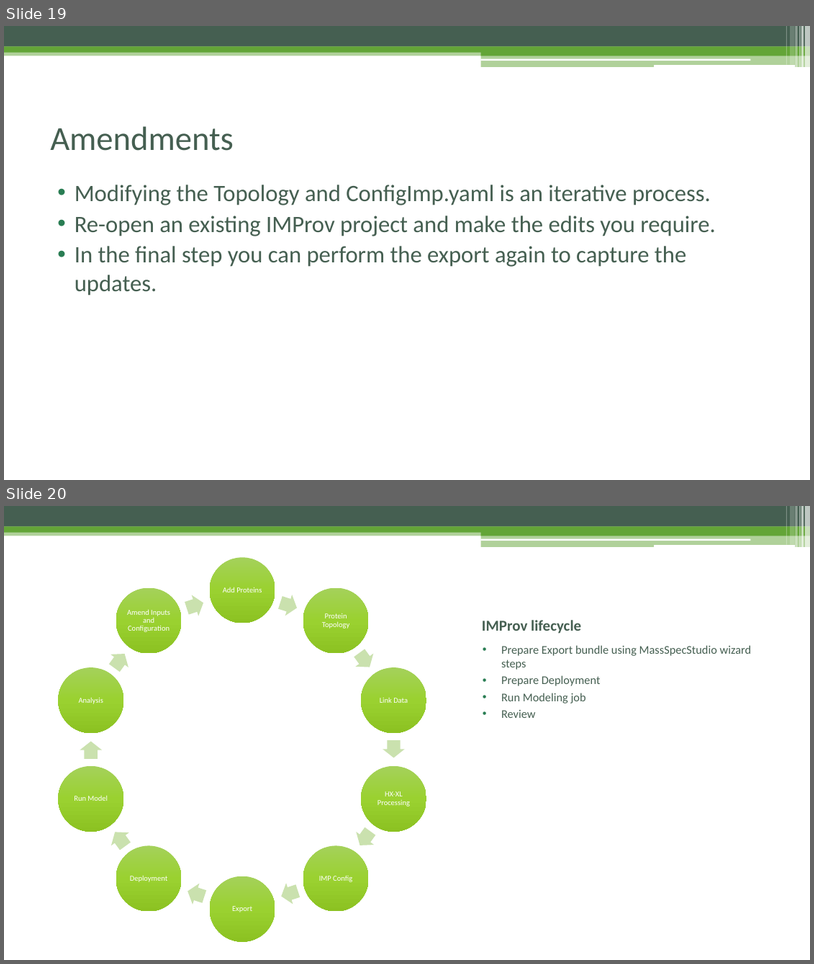
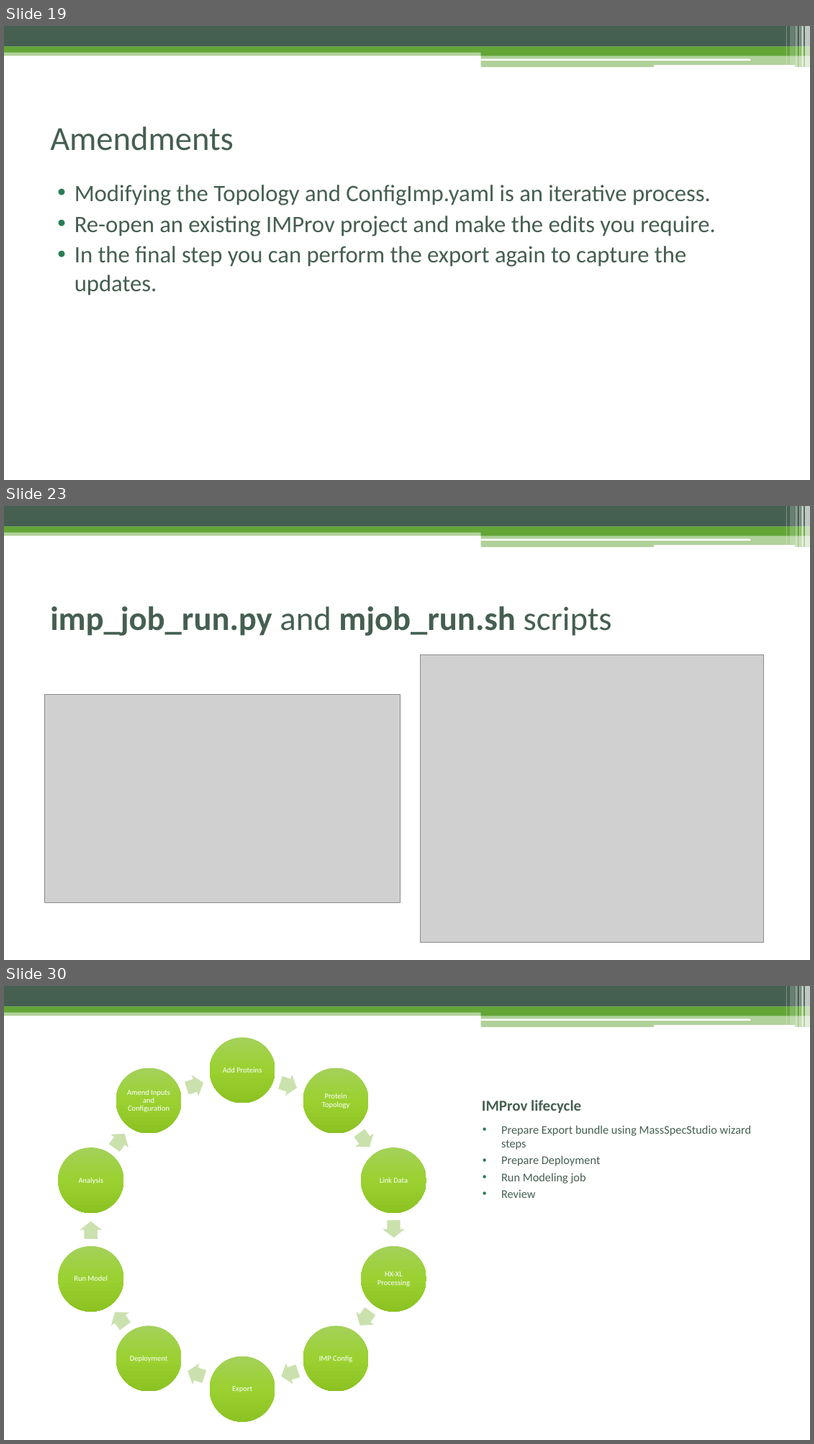
Before and after one commit to pellst/imp_msstudio_init, a slide deck: IMProv_project_prep.pptx. Shown one above the other, each under a label of ours: slides 19 and 20 before the commit, slides 19, 23 and 30 after it; the slides between them are not shown. The pictures are 814x964 and 814x1444 pixels, drawn with LibreOffice and Linux fonts; fonts in the diff are those of the drawing; grey boxes stand for pictures. Boxes give left, top, right and bottom in pixels: in the first picture for what was removed or moved away, otherwise in the second. Text is boxed around its words. In the diff, an @@ line names an element or a change of style, - is before the commit and + after.

```diff
--- a/IMProv_project_prep.pptx
+++ b/IMProv_project_prep.pptx
@@ slide 23 added at <box>4,506,810,960</box>, background #FFFFFF; not listed: 13 template elements that a slide beside it also shows @@
@@ title added at <box>50,606,612,636</box>, 40 pt, text #455F51, bold @@
+imp_job_run.py and mjob_run.sh scripts
@@ picture added at <box>420,655,764,942</box> @@
@@ picture added at <box>44,694,401,902</box> @@
@@ what was slide 20 is now slide 30 @@
```
Also in this commit, not shown: 6 slides changed, 14 other slides added, 2 slides removed, 1 other file.
